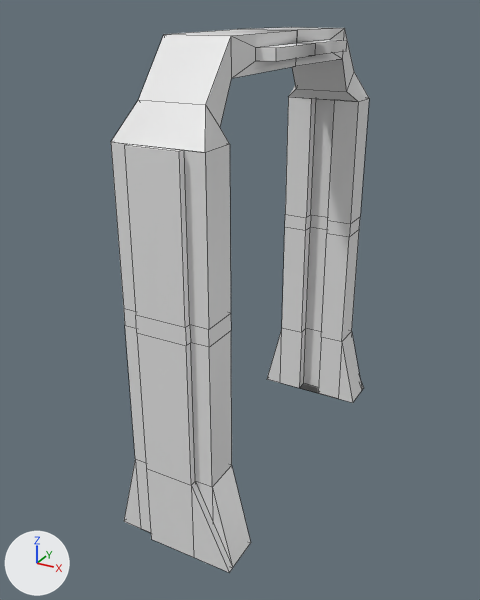
A saved change to the FBX model Assets/Assets/Meshes/WallForDoor_Mesh.fbx.
The view is the same before and after, from a 50 mm lens placed at (3.61, -7.18, 5.32), pointed at (-0.17, -0.3, 1.88). Arrows for +X, +Y and +Z are at lower left; the lights stay in place. Mesh edges are drawn as thin lines.

The scene before the commit, as lines of its bpy script (objects in view):
```python
me_cube_001 = bpy.data.meshes.new('Cube.001')
me_cube_001.from_pydata(...)  # 182 vertices, 192 faces; spans x -1.5..1.49, y -4.37..4.37, z -1.0..9.8
me_cube_001.materials.append(mat_material)  # white #e7e7e7
ob_cube = bpy.data.objects.new('Cube', me_cube_001)
ob_cube.location = (0.0, 0.0, 0.0)
ob_cube.scale = (0.521, 0.521, 0.521)
```
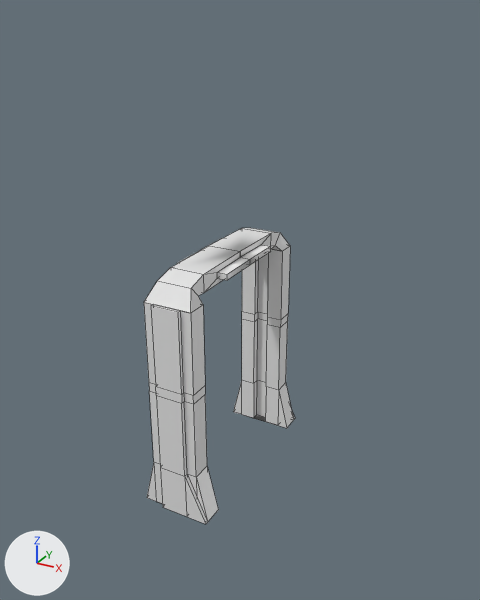
Location of each change, [x1, y1, x2, y2] in pixels of the pictures (480 x 600 px; the box of a moved part takes in the faces that stretch with it):
'Cube', reshaped, moved, rescaled (41% narrower, 46% shorter)
    before: [111, 27, 369, 572]
    after: [144, 228, 295, 524]
part 1 of me_cube_001, moved or reshaped
    before: [139, 27, 354, 127]
    after: [158, 228, 280, 296]

The change in detail:
me_cube_001 has 182 vertices, 192 faces and spans x -1.5..1.49, y -4.37..4.37, z -1.0..9.8.
me_cube_001 is used by ob_cube; location (0.0, 0.0, 0.0); scale (0.521, 0.521, 0.521).
me_cube_001 part 1: all 42 vertices in x -1.12..1.15, y -2.81..2.81, z 9.06..9.8 are moved by (0.0, 0.0, -0.85).
Object 'Cube' (ob_cube) moves from (0.0, 0.0, 0.0) to (0.0, -0.98, 0.25).
Object 'Cube' (ob_cube) is rescaled from (0.521, 0.521, 0.521) to (0.288, 0.278, 0.288).
